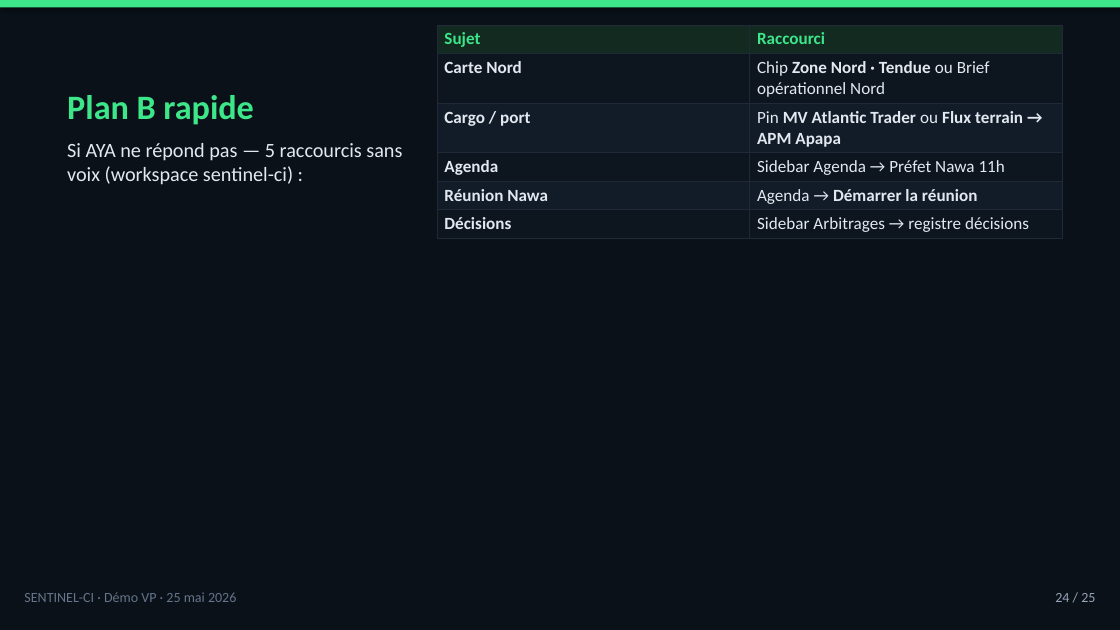
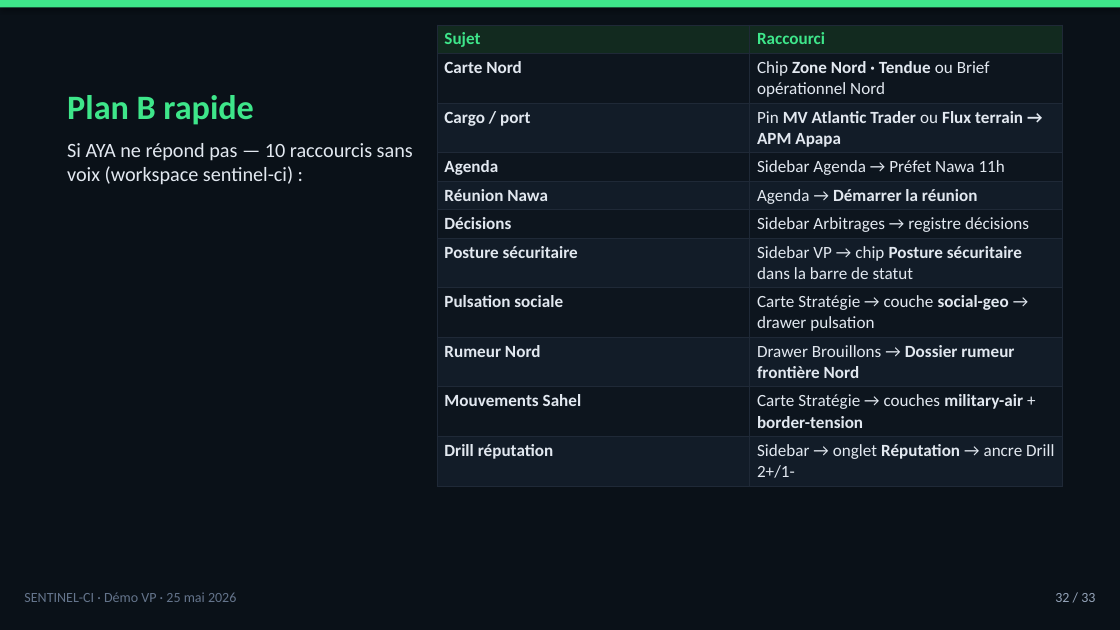
Before and after one commit to tishacian/hyusai, a slide deck: slide 32 of docs/sentinel-ci-demo-presenter-deck-2026-05-25.pptx (slide 24 before the commit). Drawn at 1120x630 pixels with LibreOffice and Linux fonts; fonts in the diff are those of the drawing. Boxes give left, top, right and bottom in pixels: in the first picture for what was removed or moved away, otherwise in the second. Text is boxed around its words. In the diff, an @@ line names an element or a change of style, - is before the commit and + after.

```diff
--- a/docs/sentinel-ci-demo-presenter-deck-2026-05-25.pptx
+++ b/docs/sentinel-ci-demo-presenter-deck-2026-05-25.pptx
@@ table at (437, 25, 1062, 561) @@
+row 7: Posture sécuritaire | Sidebar VP → chip Posture sécuritaire dans la barre de statut
+row 8: Pulsation sociale | Carte Stratégie → couche social-geo → drawer pulsation
+row 9: Rumeur Nord | Drawer Brouillons → Dossier rumeur frontière Nord
+row 10: Mouvements Sahel | Carte Stratégie → couches military-air + border-tension
+row 11: Drill réputation | Sidebar → onglet Réputation → ancre Drill 2+/1-
@@ text at (67, 143, 413, 185): text changed @@
-Si AYA ne répond pas — 5 raccourcis sans voix (workspace sentinel-ci) :
+Si AYA ne répond pas — 10 raccourcis sans voix (workspace sentinel-ci) :
@@ text at (1055, 593, 1095, 602): text changed @@
-24 / 25
+32 / 33
```
Also in this commit, not shown: 23 other slides changed, 8 slides added, 5 other files.
